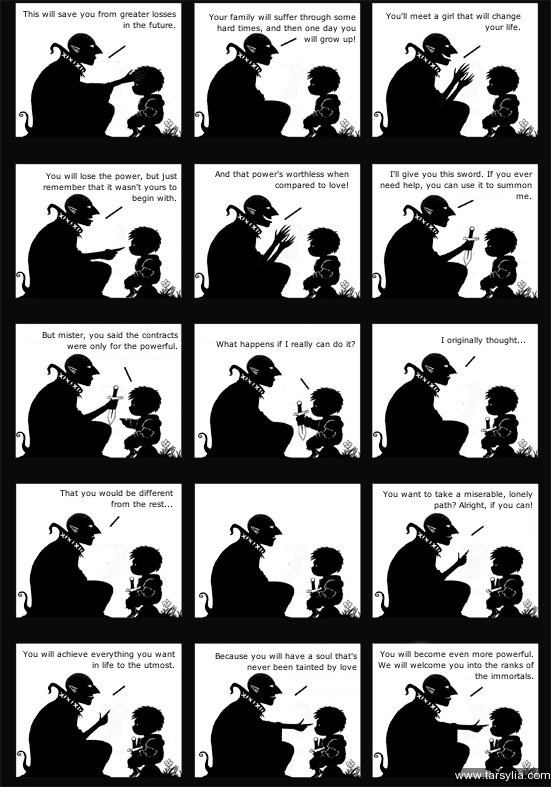
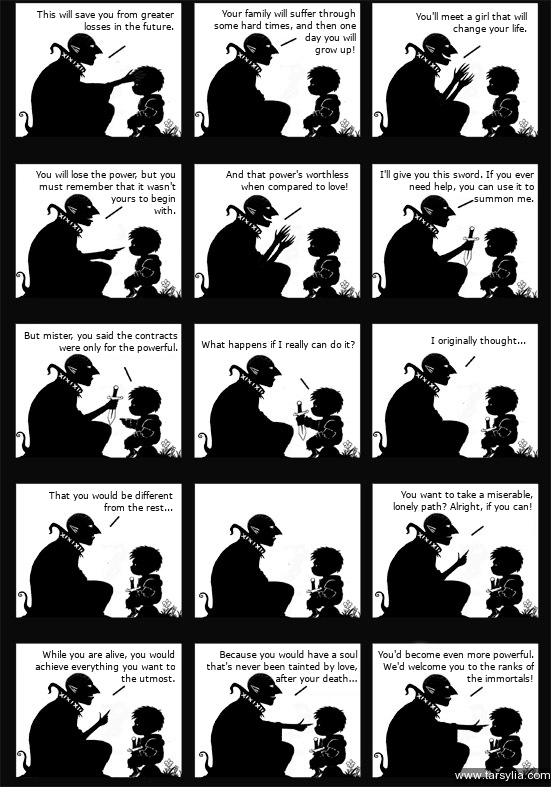
Before/after of a (551, 787) layered artwork. What changed in the layer stack:
painted on "This will save you from greate..." over <box>23,10,176,30</box>
painted on "Your family will suffer throug..." over <box>209,9,356,55</box>
painted on "You'll meet a girl that will c..." over <box>386,12,527,34</box>
renamed "You will lose the power, but j..." to "You will lose the power, but y...", painted on it over <box>36,170,177,214</box>
painted on "And that power's worthless whe..." over <box>215,170,349,192</box>
painted on "I'll give you this sword. If y..." over <box>380,170,534,202</box>
painted on "But mister, you said the contr..." over <box>24,331,178,353</box>
painted on "What happens if I really can d..." over <box>201,340,355,350</box>
painted on "I originally thought..." over <box>431,336,526,346</box>
painted on "That you would be different fr..." over <box>49,489,173,511</box>
painted on "You want to take a miserable, ..." over <box>383,490,533,512</box>
renamed "You will achieve everything yo..." to "While you are alive, you would...", painted on it over <box>23,650,175,682</box>
renamed "Because you will have a soul t..." to "Because you would have a soul ...", painted on it over <box>207,650,358,684</box>
renamed "You will become even more powe..." to "You'd become even more powerfu...", painted on it over <box>378,650,534,682</box>
